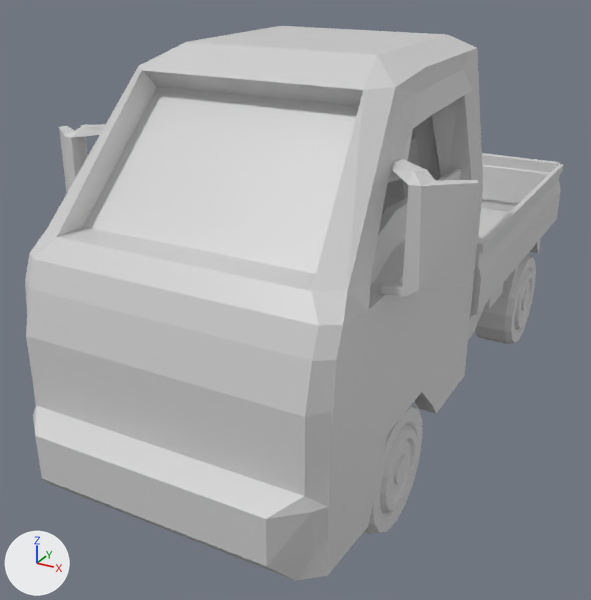
What one commit did to the COLLADA model clean/CleanKit.scnassets/vehicles/CKTruck.dae.
The view is the same before and after, from a 50 mm camera at (1.35, -3.08, 1.92) aimed at (-0.15, -0.37, 0.56). Lighting does not change. The marker at lower left points along +X, +Y and +Z. Objects named as collision shapes, trigger or cutter boxes, shadow casters or lower levels of detail are left out. Where no turn or scale is listed for an object, it has been applied to the vertices.

The scene before the commit, as lines of its bpy script (objects in view):
```python
mat_black_plastic = principled_material('black_plastic')
mat_black_plastic.base_color = (0.64, 0.64, 0.64)  # light grey #d1d1d1
mat_black_plastic.roughness = 0.44
mat_headlight_gray = principled_material('headlight-gray')
mat_headlight_gray.base_color = (0.64, 0.64, 0.64)  # light grey #d1d1d1
mat_headlight_gray.roughness = 0.44
mat_headlight_orange = principled_material('headlight-orange')
mat_headlight_orange.base_color = (0.64, 0.64, 0.64)  # light grey #d1d1d1
mat_headlight_orange.roughness = 0.44
mat_primary_metal_color = principled_material('primary_metal_color')
mat_primary_metal_color.base_color = (0.64, 0.64, 0.64)  # light grey #d1d1d1
mat_primary_metal_color.roughness = 0.44
mat_window = principled_material('window')
mat_window.base_color = (0.64, 0.64, 0.64)  # light grey #d1d1d1
mat_window.roughness = 0.44
me_truck_mesh = bpy.data.meshes.new('truck-mesh')
me_truck_mesh.from_pydata(...)  # 1978 vertices, 3986 faces; spans x -0.75..0.75, y -1.56..1.24, z 0.02..1.61
# faces by material slot: [558, 3332, 4, 12, 20, 60]
me_truck_mesh.materials.append(mat_primary_metal_color)  # light grey #d1d1d1
me_truck_mesh.materials.append(mat_black_plastic)  # light grey #d1d1d1
me_truck_mesh.materials.append(mat_headlight_white)  # light grey #d1d1d1
me_truck_mesh.materials.append(mat_headlight_orange)  # light grey #d1d1d1
me_truck_mesh.materials.append(mat_headlight_gray)  # light grey #d1d1d1
me_truck_mesh.materials.append(mat_window)  # light grey #d1d1d1
ob_geometry = bpy.data.objects.new('geometry', me_truck_mesh)
ob_geometry.location = (0.0, 0.0, 0.0)
```
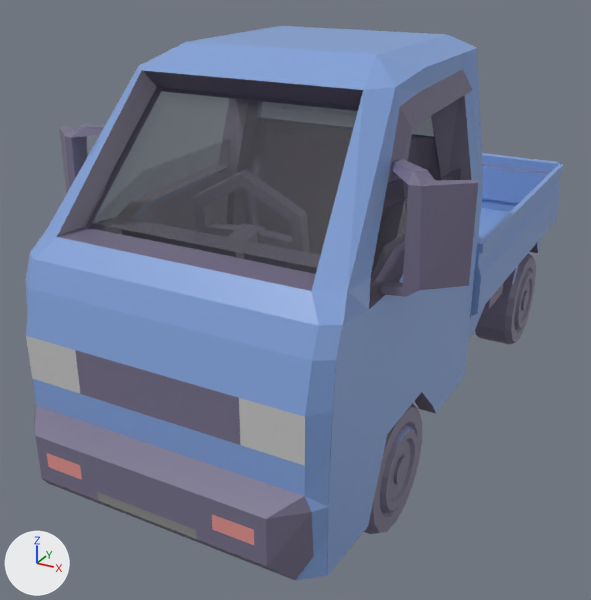
Changed parts and their boxes (x1, y1, x2, y2) in the pictures (591 x 600 px):
'geometry', surface changed: (25, 26, 563, 581) in both

What the commit changed:
Picture 'CKTruck.png' (img_cktruck_png) is new.
In material 'primary_metal_color' (mat_primary_metal_color), base_color is no longer (0.64, 0.64, 0.64), light grey #d1d1d1.
In material 'primary_metal_color' (mat_primary_metal_color), texture is now set to img_cktruck_png.
In material 'black_plastic' (mat_black_plastic), base_color is no longer (0.64, 0.64, 0.64), light grey #d1d1d1.
In material 'black_plastic' (mat_black_plastic), texture is now set to img_cktruck_png.
In material 'headlight-orange' (mat_headlight_orange), base_color is no longer (0.64, 0.64, 0.64), light grey #d1d1d1.
In material 'headlight-orange' (mat_headlight_orange), texture is now set to img_cktruck_png.
In material 'headlight-gray' (mat_headlight_gray), base_color is no longer (0.64, 0.64, 0.64), light grey #d1d1d1.
In material 'headlight-gray' (mat_headlight_gray), texture is now set to img_cktruck_png.
In material 'window' (mat_window), base_color is no longer (0.64, 0.64, 0.64), light grey #d1d1d1.
In material 'window' (mat_window), texture is now set to img_cktruck_png.
In material 'window' (mat_window), alpha goes from 1.0 to 0.2.
